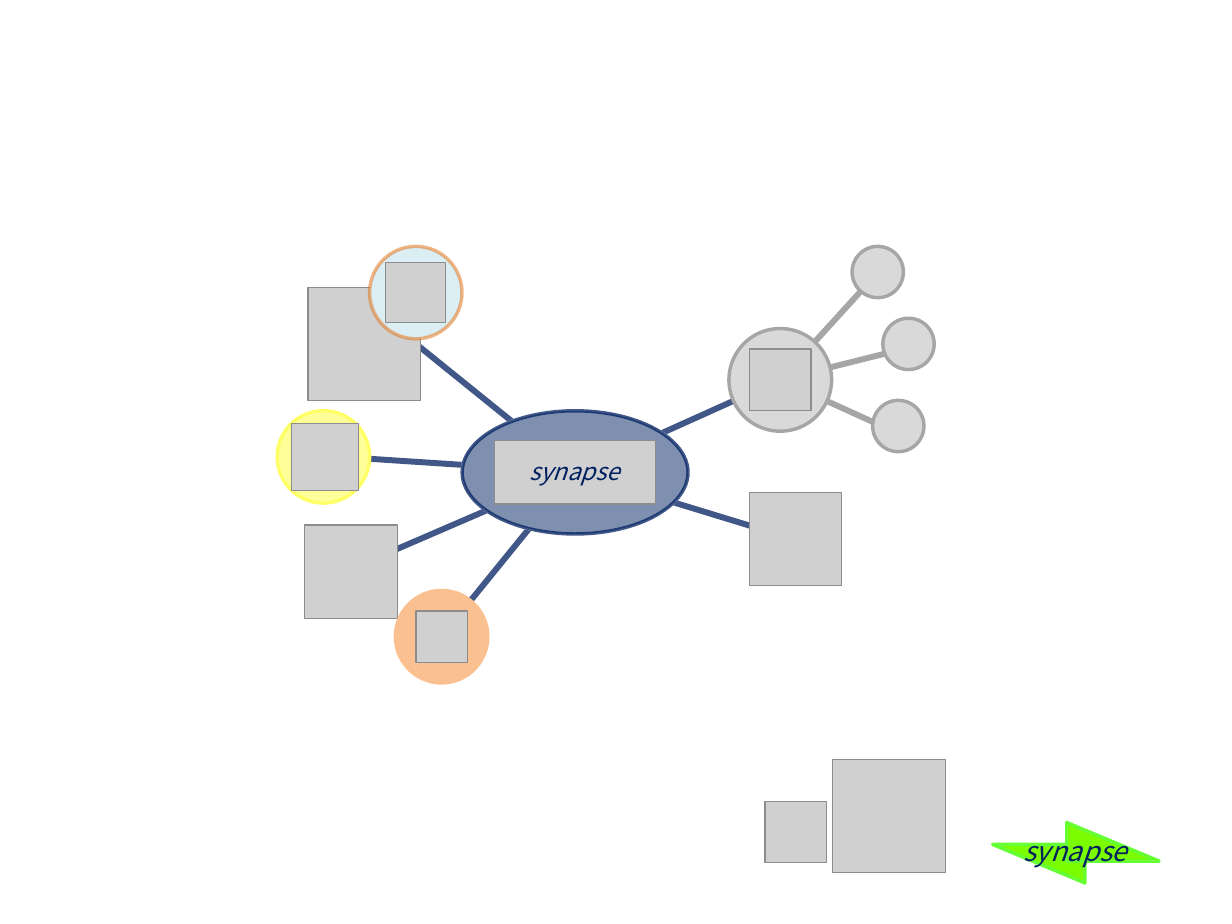
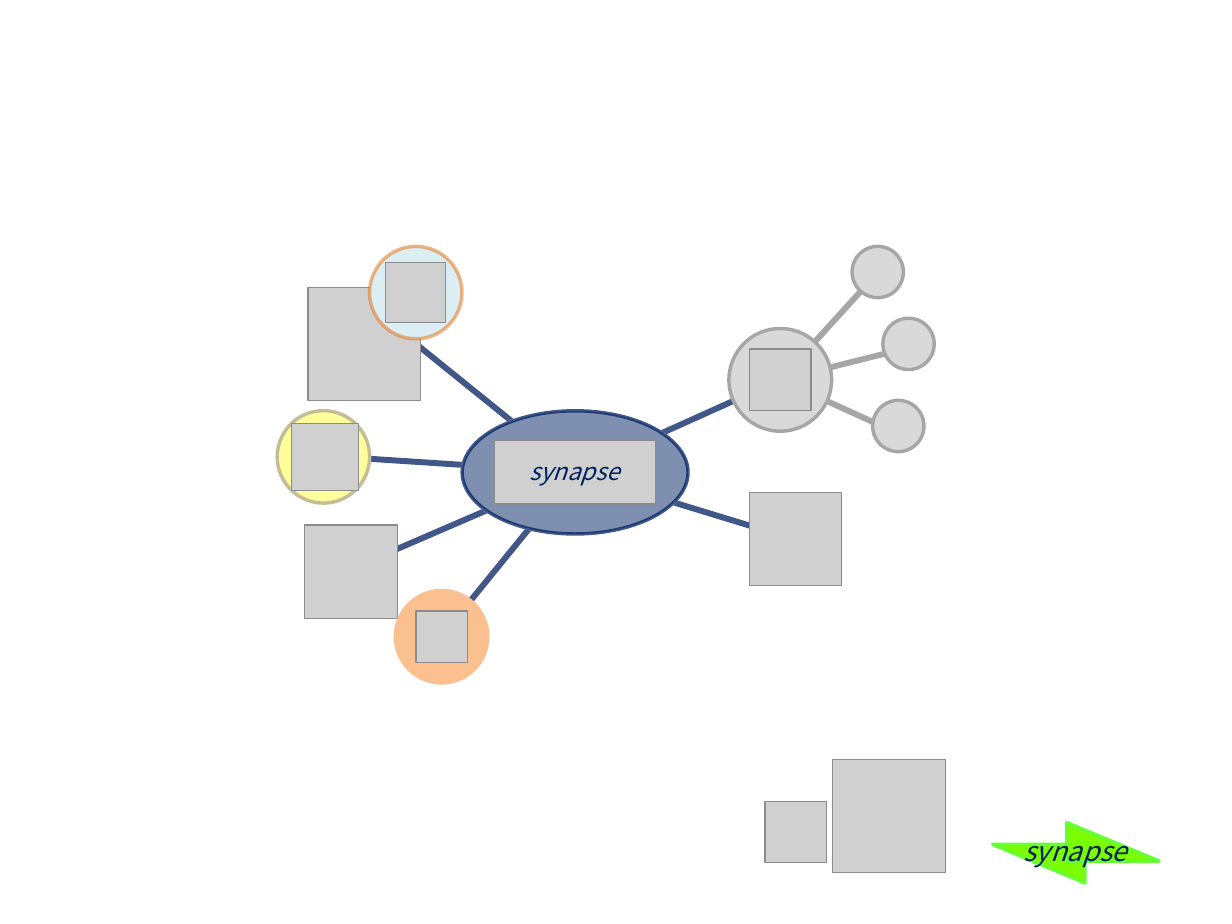
Before and after one commit to SynapseProject/synapse.core.net, a slide deck: slide 2 of resources/graphics.pptx. Drawn at 1232x924 pixels with LibreOffice and Linux fonts; fonts in the diff are those of the drawing; grey boxes stand for pictures. Boxes give left, top, right and bottom in pixels: in the first picture for what was removed or moved away, otherwise in the second. Text is boxed around its words. In the diff, an @@ line names an element or a change of style, - is before the commit and + after.

Commit message:
quick image update for docs

```diff
--- a/resources/graphics.pptx
+++ b/resources/graphics.pptx
@@ ellipse at <box>277,410,370,503</box>: outline #FFFF66 2 pt to #C4BD97 2 pt @@
```
